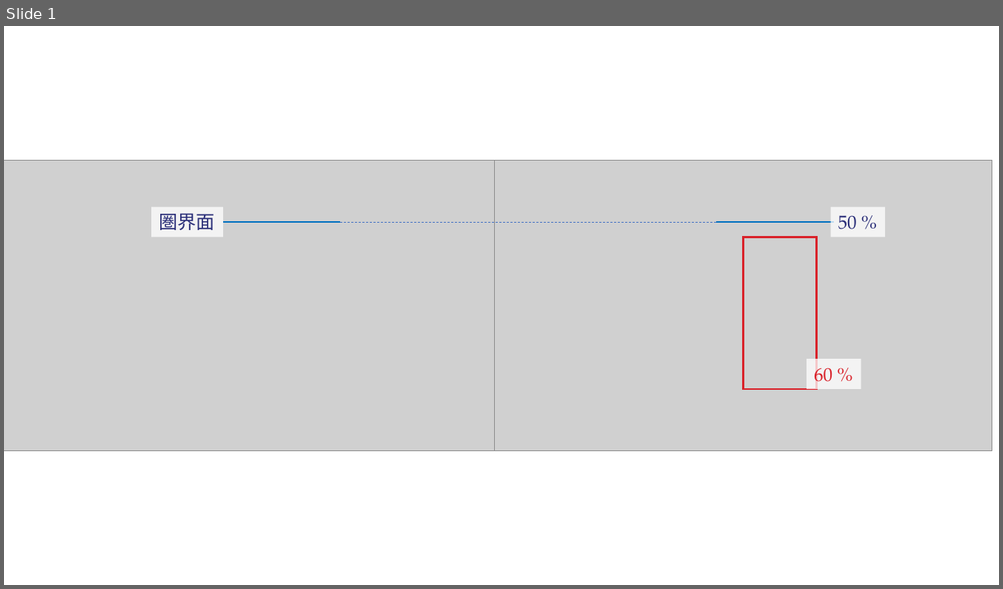
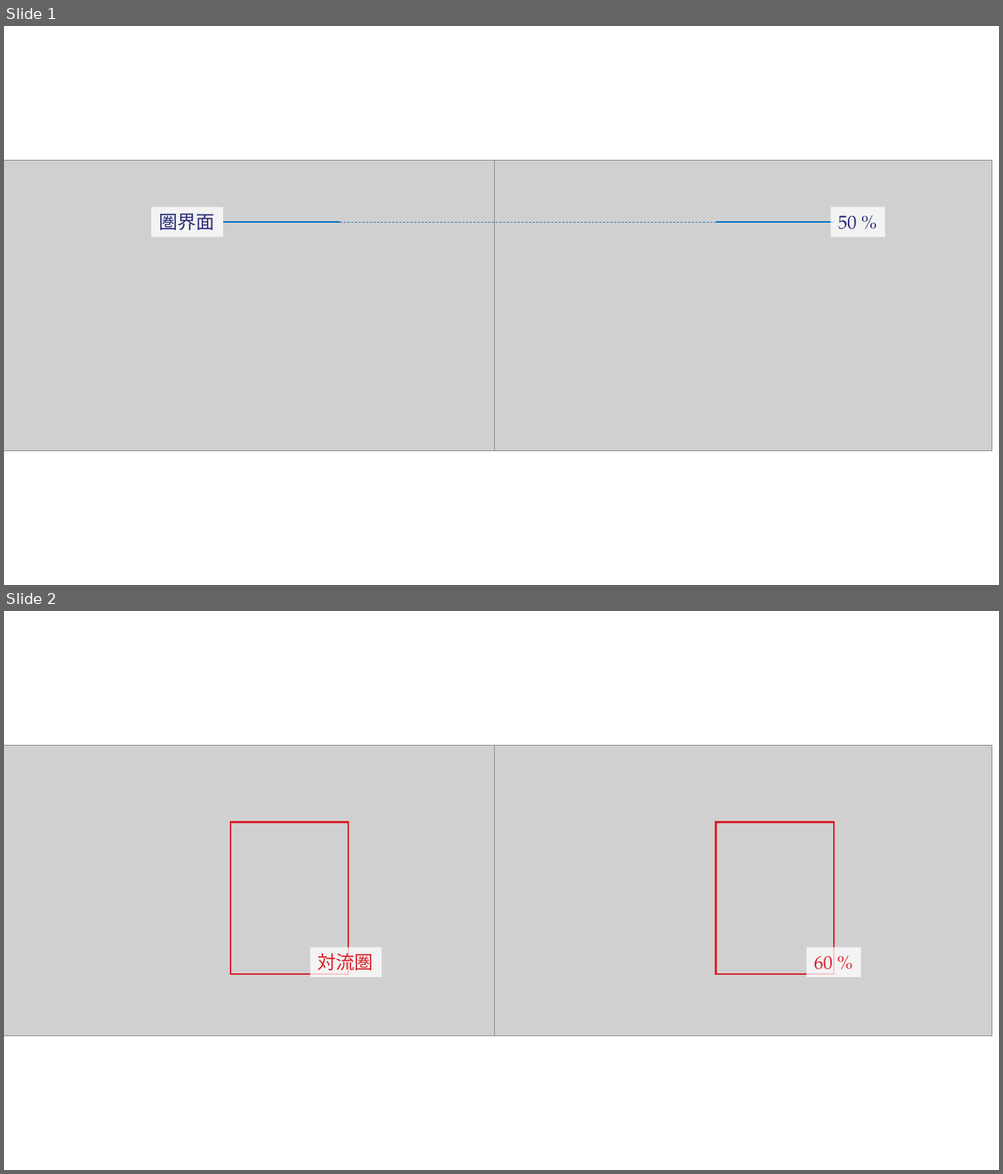
Before and after one commit to hmwakasa/m2fc, a slide deck: zu.pptx. Shown one above the other, each under a label of ours: slide 1 before the commit, slides 1 and 2 after it. The pictures are 1003x589 and 1003x1174 pixels, drawn with LibreOffice and Linux fonts; fonts in the diff are those of the drawing; grey boxes stand for pictures. Boxes give left, top, right and bottom in pixels: in the first picture for what was removed or moved away, otherwise in the second. Text is boxed around its words. In the diff, an @@ line names an element or a change of style, - is before the commit and + after.

```diff
--- a/zu.pptx
+++ b/zu.pptx
@@ slide 2 added at <box>4,611,999,1170</box>, background #FFFFFF @@
@@ picture added at <box>4,745,502,1037</box> @@
@@ picture added at <box>494,745,992,1037</box> @@
@@ rectangle added at <box>231,822,349,974</box>, outline #D9222A 1.75 pt @@
@@ rectangle added at <box>716,822,834,974</box>, outline #D9222A 1.75 pt @@
@@ rectangle added at <box>310,948,381,977</box>, fill #FFFFFF at 75% opacity, 18 pt, text #D9222A @@
+対流圏
@@ rectangle added at <box>807,948,861,977</box>, fill #FFFFFF at 75% opacity, 18 pt, text #D9222A @@
+60 %
@@ slide 1 changed as well @@
@@ rectangle removed at <box>743,237,817,389</box> @@
@@ rectangle removed at <box>807,360,861,389</box> @@
-60 %
```
Also in this commit, not shown: 7 other files.
